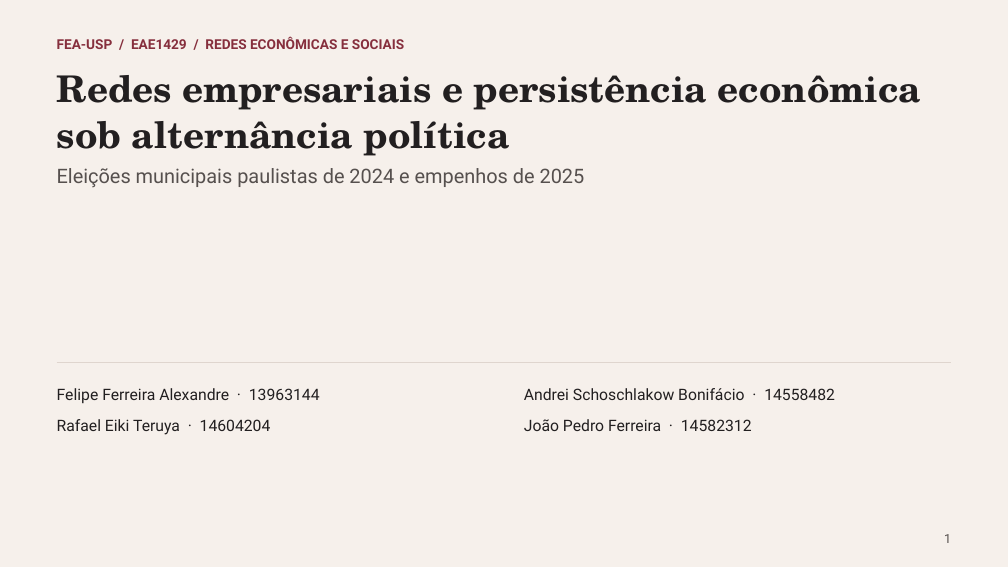
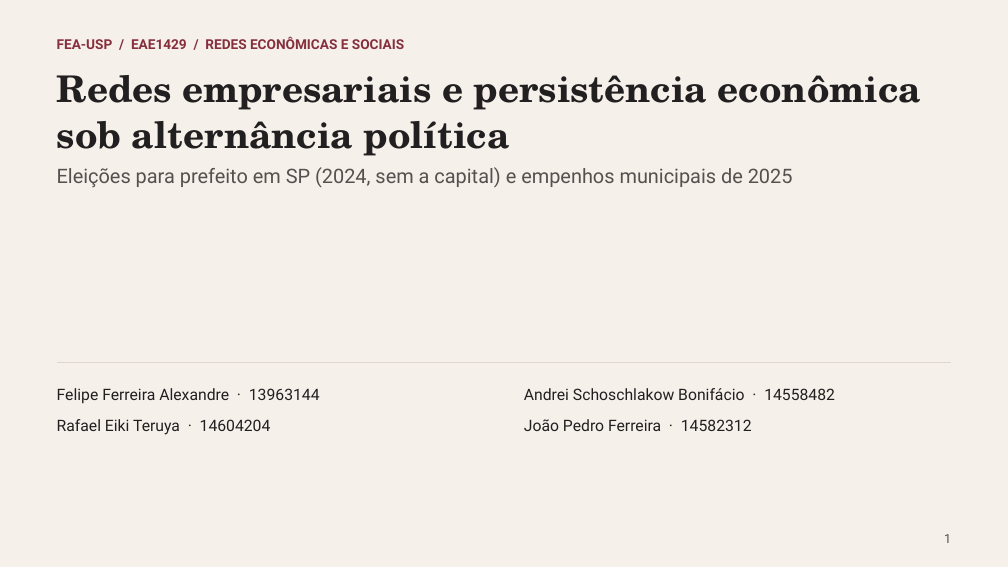
Before and after one commit to rafaelt0/redes-empresariais-alternancia-politica, a slide deck: slide 1 of output/deck.pptx. Drawn at 1008x567 pixels with LibreOffice and Linux fonts; fonts in the diff are those of the drawing. Boxes give left, top, right and bottom in pixels: in the first picture for what was removed or moved away, otherwise in the second. Text is boxed around its words. In the diff, an @@ line names an element or a change of style, - is before the commit and + after.

Commit message:
feat: explicar definição de A e destacar resultado de H1
- Atualizar slides e guia com critérios para classificar incumbente e adversário
- Dar destaque ao contraste principal de H1 e revisar sua explicação

```diff
--- a/output/deck.pptx
+++ b/output/deck.pptx
@@ text at (57,167,793,188): text changed @@
-Eleições municipais paulistas de 2024 e empenhos de 2025
+Eleições para prefeito em SP (2024, sem a capital) e empenhos municipais de 2025
```
Also in this commit, not shown: 6 other slides changed, 1 slide added, 1 slide removed, 4 other files.
